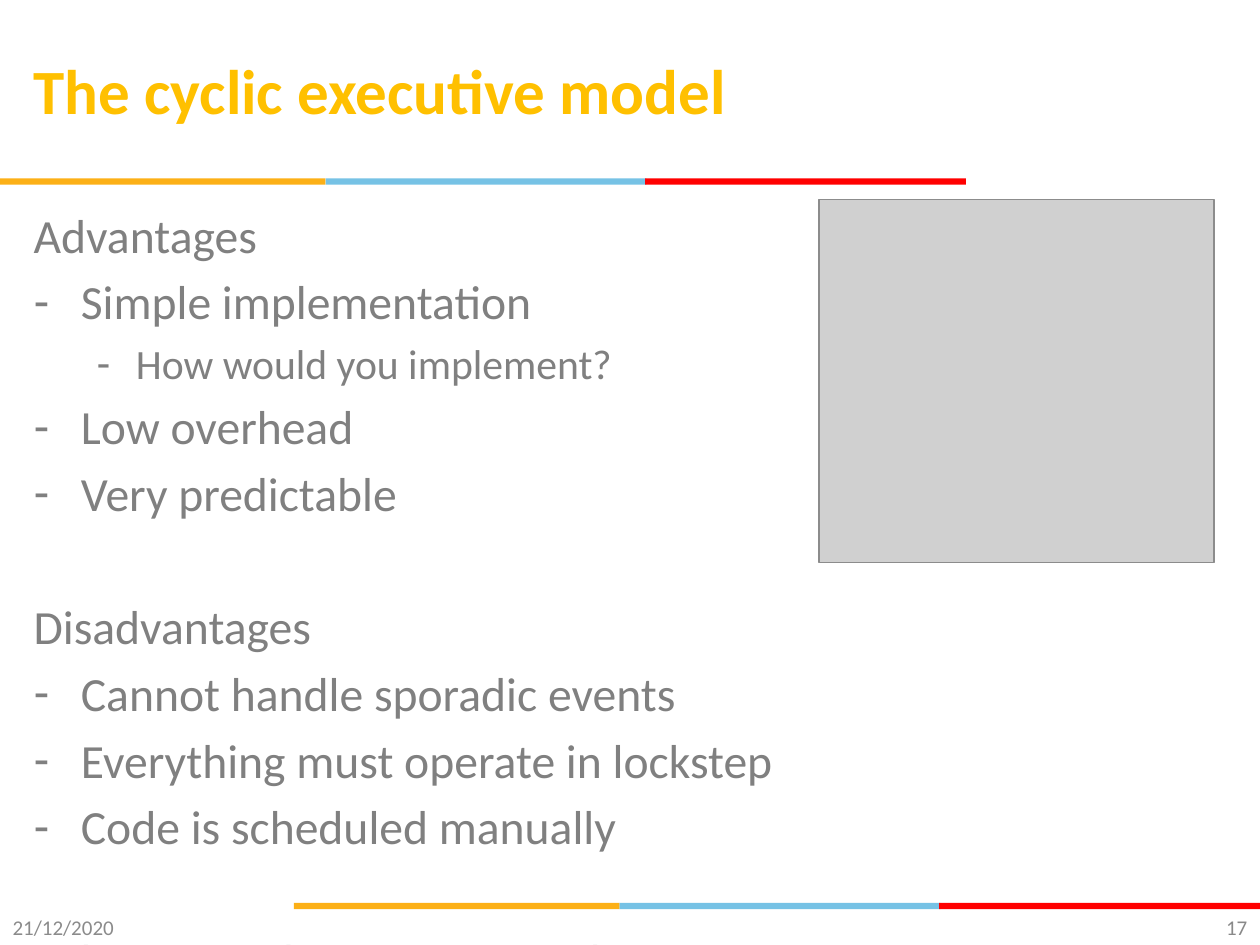
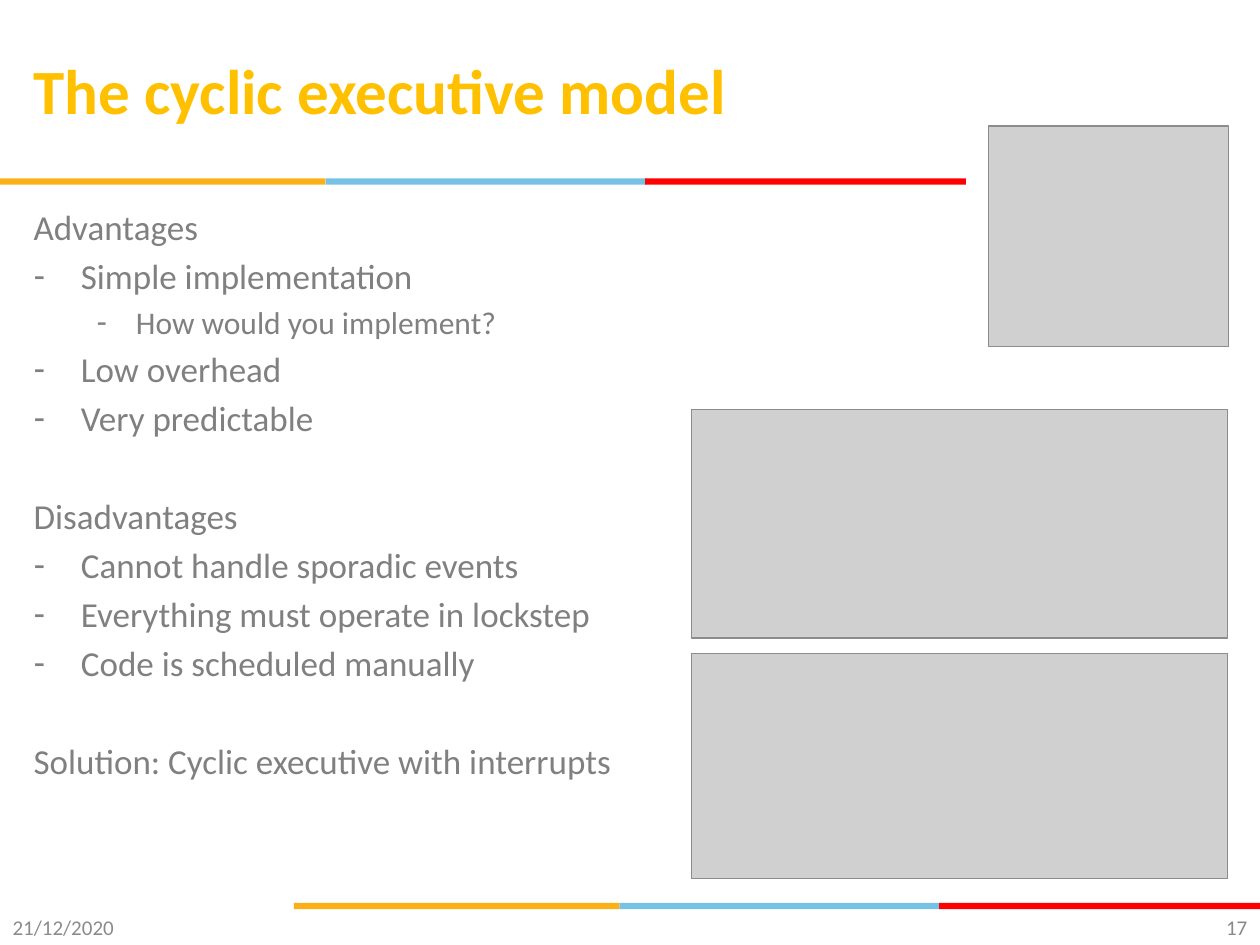
Before and after one commit to gsaurabhr-teaching/csg523-material, a slide deck: slide 17 of Lec-20-22-rtos-scheduling.pptx. Drawn at 1260x945 pixels with LibreOffice and Linux fonts; fonts in the diff are those of the drawing; grey boxes stand for pictures; background and template pictures are left out. Boxes give left, top, right and bottom in pixels: in the first picture for what was removed or moved away, otherwise in the second. Text is boxed around its words. In the diff, an @@ line names an element or a change of style, - is before the commit and + after.

```diff
--- a/Lec-20-22-rtos-scheduling.pptx
+++ b/Lec-20-22-rtos-scheduling.pptx
@@ picture: place and size @@
-picture at bbox=[819, 199, 1215, 563]
+picture at bbox=[989, 126, 1228, 346]
@@ text "Advantages" at bbox=[34, 216, 610, 780]: size 27.2 to 20 pt in "Advantages", "Simple implementation", "Low overhead", "Very predictable" and 5 more places; size 23.8 to 18 pt in "How would you implement?"; less space between paragraphs @@
@@ picture added at bbox=[692, 410, 1228, 638] @@
@@ picture added at bbox=[692, 653, 1228, 878] @@
```
Also in this commit, not shown: 1 other slide changed, 6 slides added.
